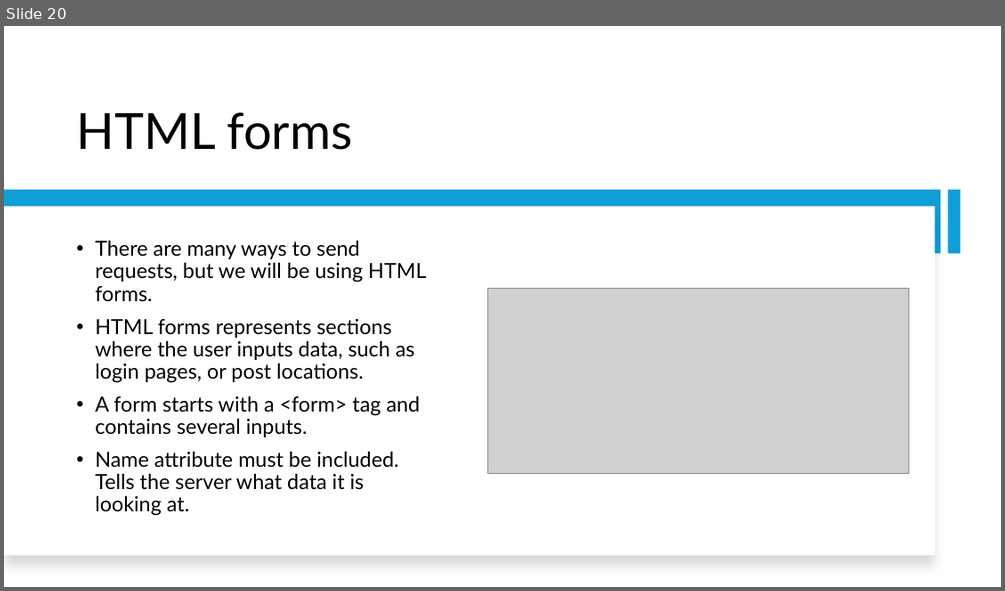
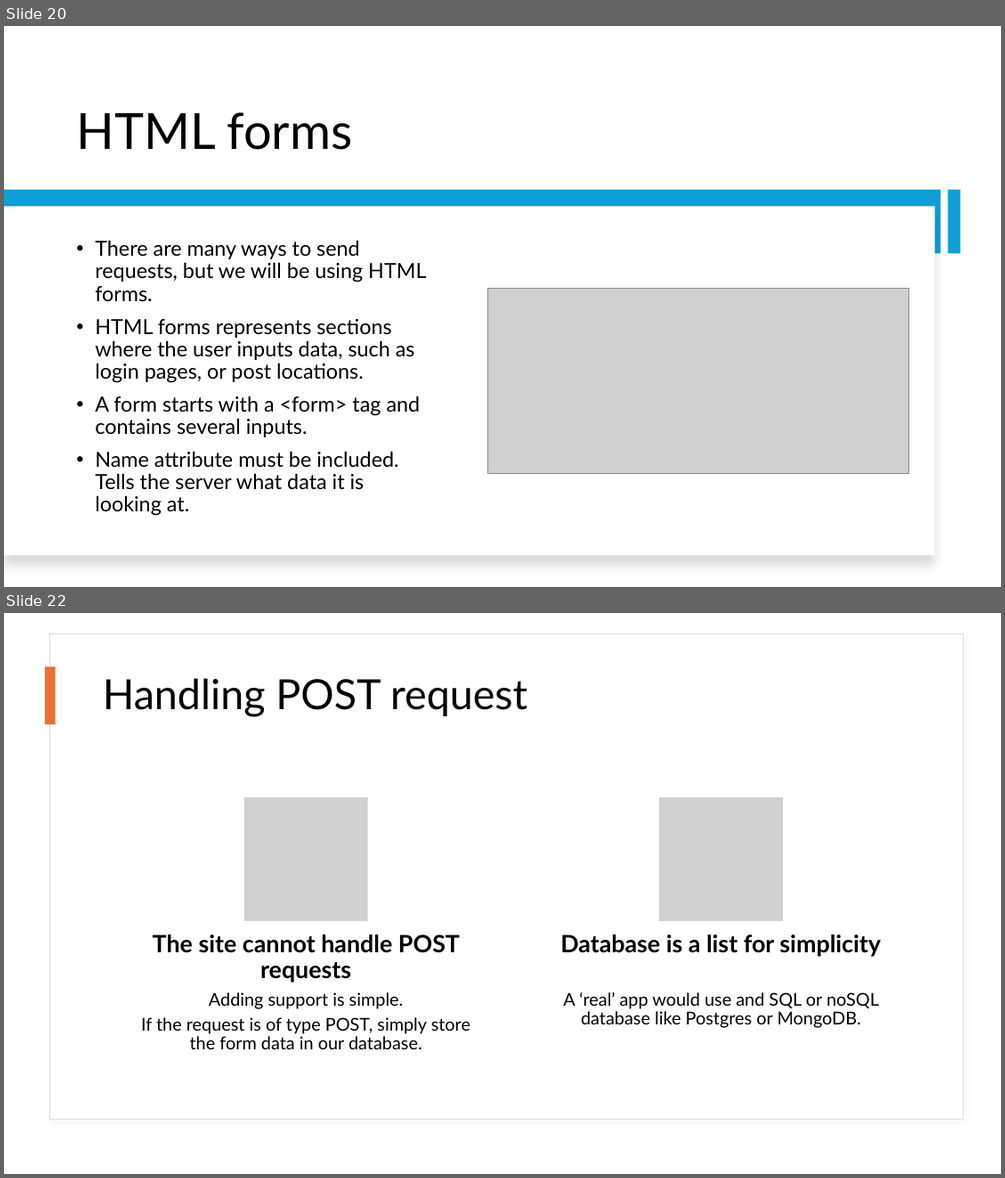
Before and after one commit to KirilBourakov/CS-Square-presentation, a slide deck: Presentation.pptx. Shown one above the other, each under a label of ours: slide 20 before the commit, slides 20 and 22 after it; the slides between them are not shown. The pictures are 1005x591 and 1005x1178 pixels, drawn with LibreOffice and Linux fonts; fonts in the diff are those of the drawing; grey boxes stand for pictures. Boxes give left, top, right and bottom in pixels: in the first picture for what was removed or moved away, otherwise in the second. Text is boxed around its words. In the diff, an @@ line names an element or a change of style, - is before the commit and + after.

```diff
--- a/Presentation.pptx
+++ b/Presentation.pptx
@@ slide 22 added at (4, 613, 1001, 1174), background #FFFFFF @@
@@ rectangle added at (49, 634, 963, 1119), fill #FFFFFF, outline #DEDEDE 1 pt @@
@@ rectangle added at (45, 666, 56, 724), fill #E97132 @@
@@ title added at (103, 678, 527, 717), 40 pt, text #000000 @@
+Handling POST request
@@ group added at (141, 798, 881, 1049): 4 texts, 2 pictures @@
+The site cannot handle POST requests
+Adding support is simple.
+If the request is of type POST, simply store the form data in our database.
+Database is a list for simplicity
+A ‘real’ app would use and SQL or noSQL database like Postgres or MongoDB.
```
Also in this commit, not shown: 3 other slides added, 1 other file.
